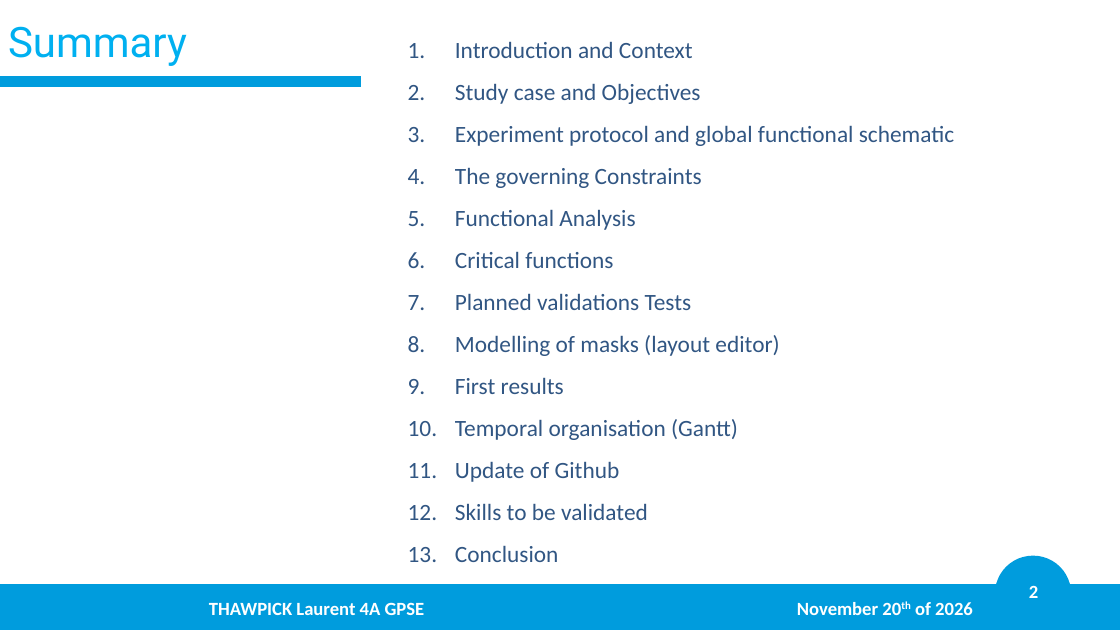
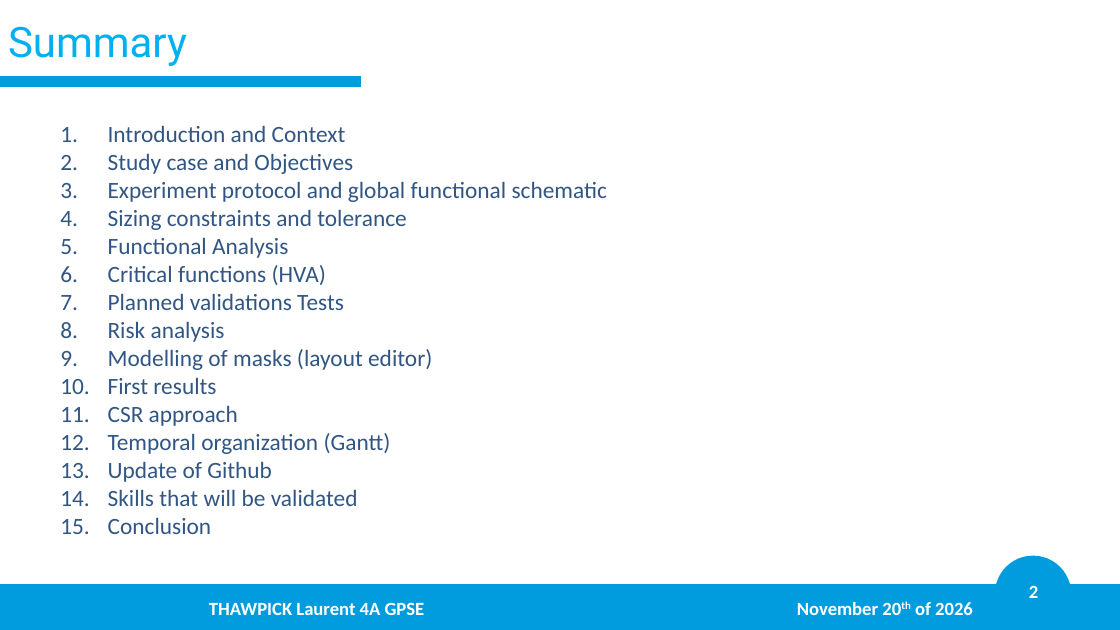
Before and after one commit to LaurentThaw/plasma-tubing, a slide deck: slide 2 of PDR for 20.11.26/PDR.pptx. Drawn at 1120x630 pixels with LibreOffice and Linux fonts; fonts in the diff are those of the drawing; background and template pictures are left out. Boxes give left, top, right and bottom in pixels: in the first picture for what was removed or moved away, otherwise in the second. Text is boxed around its words. In the diff, an @@ line names an element or a change of style, - is before the commit and + after.

```diff
--- a/PDR for 20.11.26/PDR.pptx
+++ b/PDR for 20.11.26/PDR.pptx
@@ text "Introduction and Context": place and size @@
-text "Introduction and Context" at (455, 41, 954, 562)
+text "Introduction and Context" at (108, 125, 607, 534)
@@ text at (108, 125, 607, 534): line spacing 1.5 to 1 @@
@@ text at (108, 209, 407, 230): text changed @@
-4. The governing Constraints
+4. Sizing constraints and tolerance
@@ text at (108, 265, 326, 285): text changed @@
-6. Critical functions
+6. Critical functions (HVA)
@@ text at (108, 321, 225, 342): paragraph added @@
+8. Risk analysis
@@ text at (108, 405, 391, 454): text changed @@
-10. Temporal organisation (Gantt)
+11. CSR approach
+12. Temporal organization (Gantt)
@@ text at (108, 489, 358, 506): text changed @@
-12. Skills to be validated
+14. Skills that will be validated
```
Also in this commit, not shown: 2 other slides changed, 9 slides added, 2 slides removed, 3 other files.
